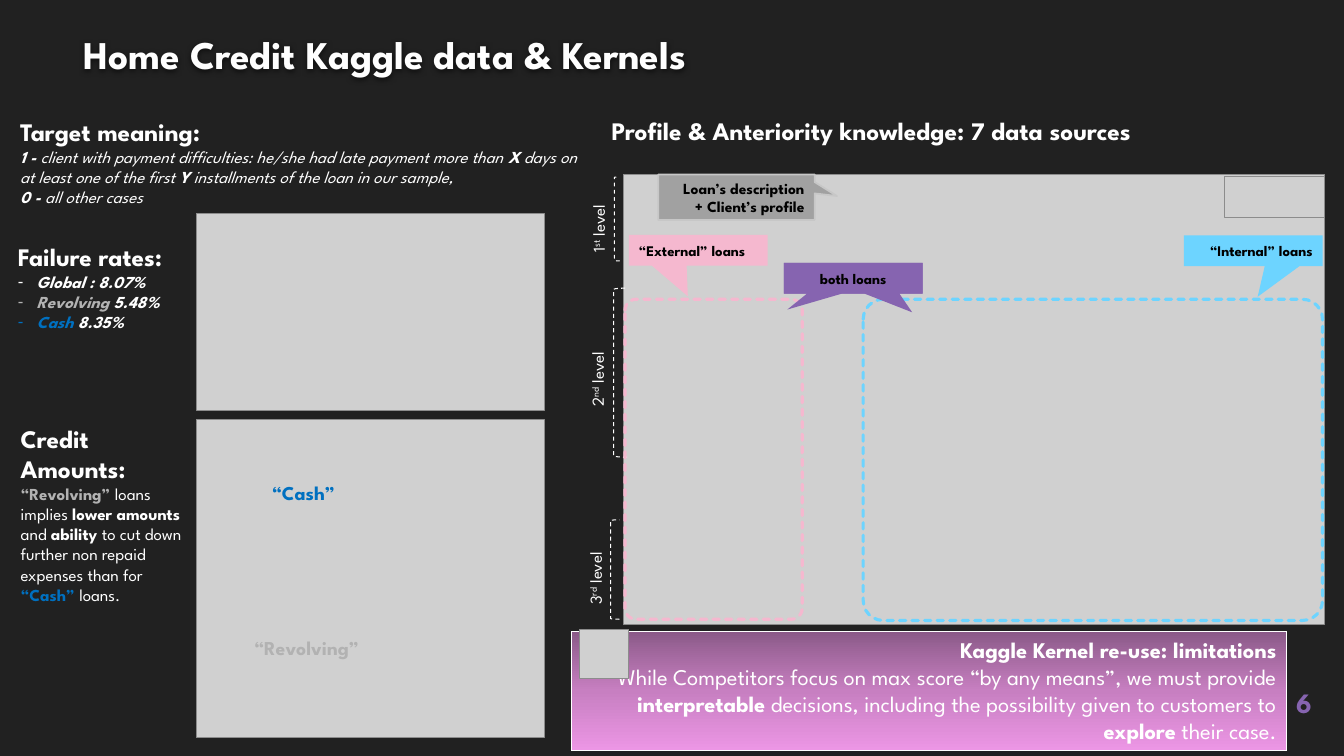
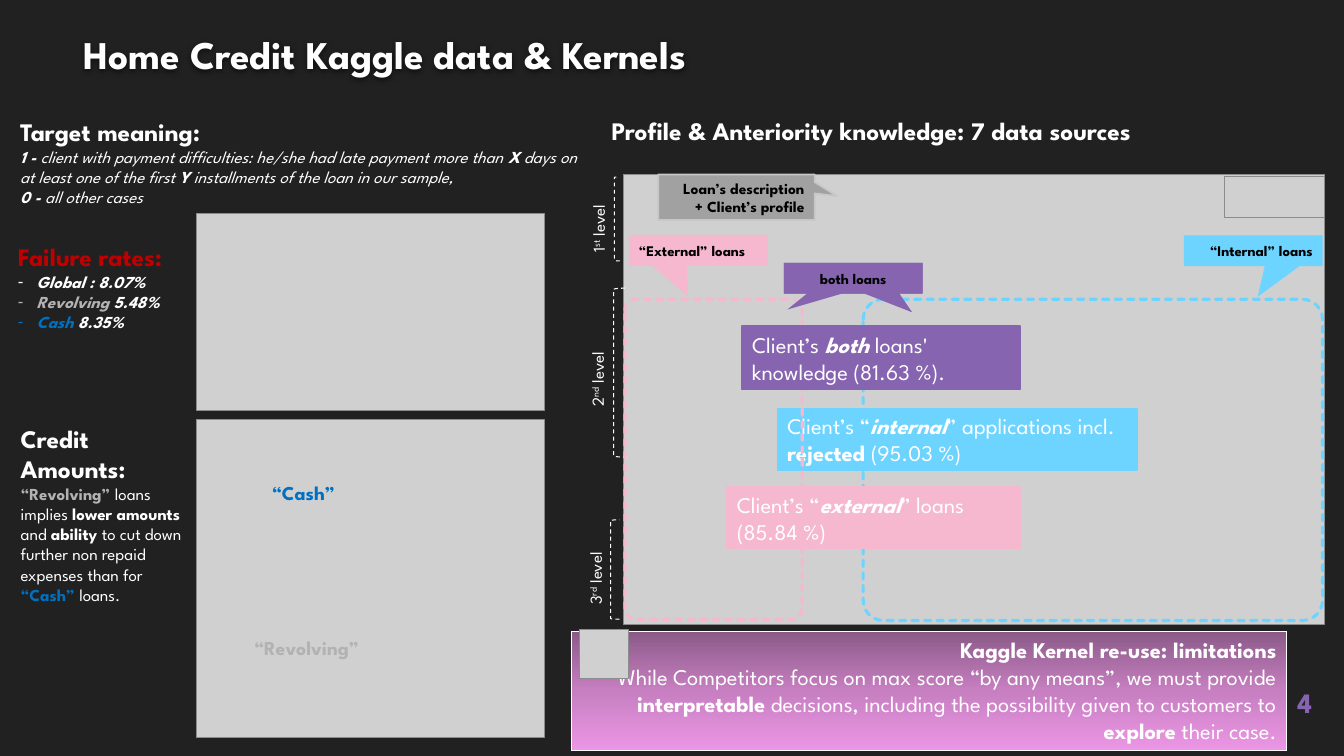
Before and after one commit to EtienneLardeur/P7_Scoring, a slide deck: slide 4 of P7_Support.pptx (slide 6 before the commit). Drawn at 1344x756 pixels with LibreOffice and Linux fonts; fonts in the diff are those of the drawing; grey boxes stand for pictures; background and template pictures are left out. Boxes give left, top, right and bottom in pixels: in the first picture for what was removed or moved away, otherwise in the second. Text is boxed around its words. In the diff, an @@ line names an element or a change of style, - is before the commit and + after.

```diff
--- a/P7_Support.pptx
+++ b/P7_Support.pptx
@@ text at (18,248,162,267): text colour #FFFFFF to #C00000 in "Failure rates:" @@
@@ border callout added at (742,326,1020,389), fill #8664B0, outline #8664B0 1.25 pt, 16 pt, text #FFFFFF @@
+Client’s both loans' knowledge (81.63 %).
@@ border callout added at (777,409,1136,470), fill #6DD4FF, outline #6DD4FF 1.25 pt, 16 pt, text #FFFFFF @@
+Client’s “internal” applications incl. rejected (95.03 %)
@@ border callout added at (727,487,1020,547), fill #F5B8CF, outline #F5B8CF 1.25 pt, 16 pt, text #FFFFFF @@
+Client’s “external” loans (85.84 %)
@@ page number at (1297,694,1312,713): text changed @@
-6
+4
```
Also in this commit, not shown: 12 other slides changed, 9 slides added, 12 slides removed.
